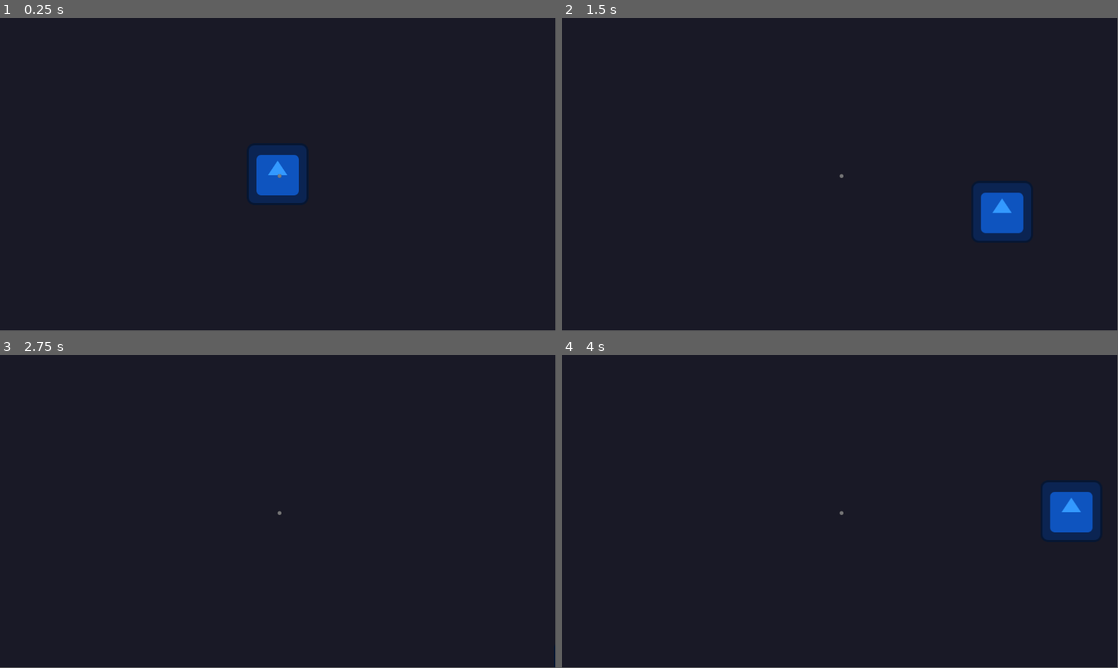
Above: before the commit, frames 1-4 (two rows, left to right).
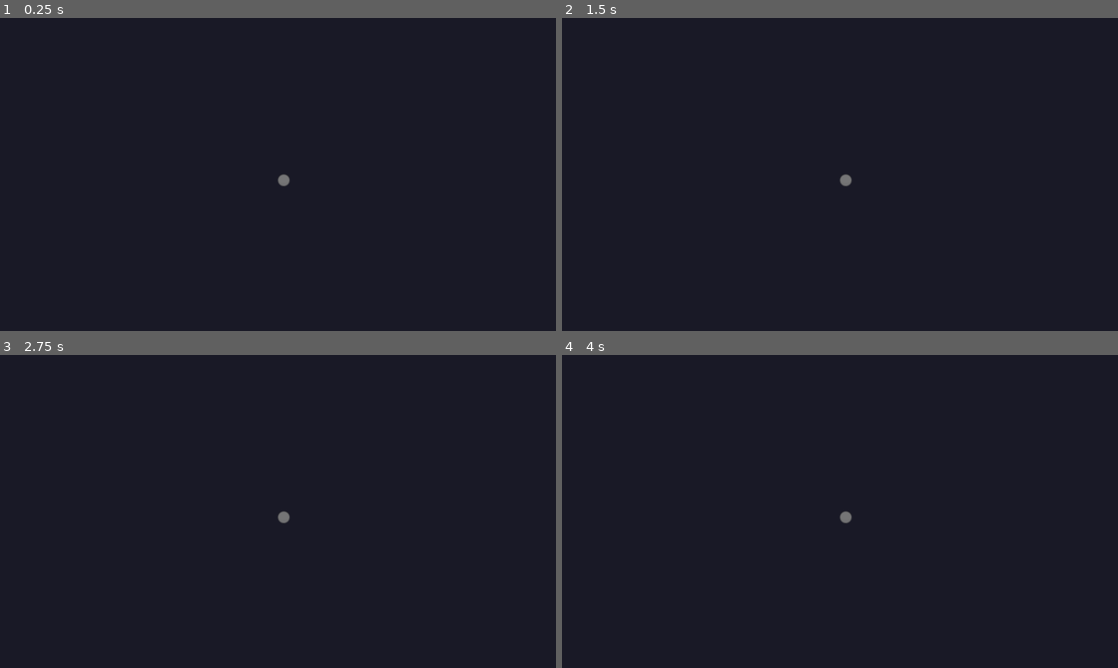
Above: after the commit, the same moments.

Repository: IguanaYu/godot_start
Game: Godot game, scene res://scenes/Main.tscn
The game is run twice, just before and just after one commit, with the same random seed, the same clock (stepped at 60 frames per second) and the same inputs. The engine's default icon, where the game draws it, is replaced by a stand-in: a white triangle on a blue panel in a dark square.
Inputs:
- Up to frame 1 (0.25 s): no input
- Up to frame 2 (1.5 s): tap Enter at 0.5 s; hold D (move_right) 0.53-1.28 s; hold S (move_down) from 1.28 s (still down)
- Up to frame 3 (2.75 s): release S (move_down) at 2.03 s; hold D (move_right) from 2.03 s (still down)
- Up to frame 4 (4 s): release D (move_right) at 2.78 s; hold W (move_up) 2.78-3.53 s; tap Space at 3.5 s; hold A (move_left) from 3.53 s (still down)
In our replay, the window is 799x449 before the commit and 800x450 after it. These sizes can differ from the game's own. Grey fills any space a smaller window leaves; there, only what the larger window draws over its background counts as a difference.

The runs differ from the first frame. In frame 1, 1.9% of the frame differs, in the area x 44-56%, y 40-60%; in frame 2, 2.0%; in frame 3, less than 0.1%; in frame 4, 2.0%, in the area x 49-97%, y 40-60%.

Commit message:
配置了像素图象

Diff:
--- a/project.godot
+++ b/project.godot
@@ -18,6 +18,10 @@
 [autoload]
 
 GameManager="*res://scripts/GameManager.gd"
+
+[display]
+
+window/stretch/mode="viewport"
 
 [input]
 
@@ -67,4 +71,5 @@
 
 [rendering]
 
+textures/canvas_textures/default_texture_filter=0
 rendering_device/driver.windows="d3d12"
--- a/scenes/Coin.tscn
+++ b/scenes/Coin.tscn
@@ -1,23 +1,24 @@
-[gd_scene load_steps=3 format=3 uid="uid://coinxqmnmyp"]
+[gd_scene format=3 uid="uid://coinxqmnmyp"]
 
-[ext_resource type="Script" path="res://scripts/Coin.gd" id="1_coin"]
+[ext_resource type="Script" uid="uid://b1gjt8c3tcg2g" path="res://scripts/Coin.gd" id="1_coin"]
+[ext_resource type="Texture2D" uid="uid://bfjdx4e8rmpyy" path="res://kenney_desert-shooter-pack_1.0/kenney_desert-shooter-pack_1.0/PNG/Tiles/Tiles/tile_0201.png" id="2_kyq3r"]
 
 [sub_resource type="CircleShape2D" id="CircleShape2D_coin"]
 radius = 8.0
 
-[node name="Coin" type="Area2D" groups=["coins"]]
+[node name="Coin" type="Area2D" unique_id=1277562758 groups=["coins"]]
 collision_layer = 3
-collision_mask = 1
 script = ExtResource("1_coin")
 
-[node name="Sprite2D" type="Sprite2D" parent="."]
+[node name="Sprite2D" type="Sprite2D" parent="." unique_id=573422802]
 modulate = Color(1, 0.8, 0, 1)
 scale = Vector2(0.5, 0.5)
+texture = ExtResource("2_kyq3r")
 
-[node name="CollisionShape2D" type="CollisionShape2D" parent="."]
+[node name="CollisionShape2D" type="CollisionShape2D" parent="." unique_id=616392956]
 shape = SubResource("CircleShape2D_coin")
 
-[node name="LifetimeTimer" type="Timer" parent="."]
+[node name="LifetimeTimer" type="Timer" parent="." unique_id=1423749119]
 wait_time = 15.0
 one_shot = true
 autostart = true
--- a/scenes/Enemy.tscn
+++ b/scenes/Enemy.tscn
@@ -1,22 +1,23 @@
-[gd_scene load_steps=3 format=3 uid="uid://en5k2xqmnmyp"]
+[gd_scene format=3 uid="uid://en5k2xqmnmyp"]
 
-[ext_resource type="Script" path="res://scripts/Enemy.gd" id="1_enemy"]
+[ext_resource type="Script" uid="uid://j1k6j18s4xn4" path="res://scripts/Enemy.gd" id="1_enemy"]
+[ext_resource type="Texture2D" uid="uid://laoifh2pbpdl" path="res://kenney_desert-shooter-pack_1.0/kenney_desert-shooter-pack_1.0/PNG/Enemies/Tiles/tile_0010.png" id="2_55jtl"]
 
 [sub_resource type="CircleShape2D" id="CircleShape2D_enemy"]
 radius = 16.0
 
-[node name="Enemy" type="Area2D" groups=["enemy"]]
+[node name="Enemy" type="Area2D" unique_id=1861044788 groups=["enemy"]]
 collision_layer = 2
-collision_mask = 1
 script = ExtResource("1_enemy")
 
-[node name="Sprite2D" type="Sprite2D" parent="."]
+[node name="Sprite2D" type="Sprite2D" parent="." unique_id=14220979]
 modulate = Color(1, 0.3, 0.3, 1)
+texture = ExtResource("2_55jtl")
 
-[node name="CollisionShape2D" type="CollisionShape2D" parent="."]
+[node name="CollisionShape2D" type="CollisionShape2D" parent="." unique_id=1312266959]
 shape = SubResource("CircleShape2D_enemy")
 
-[node name="LifetimeTimer" type="Timer" parent="."]
+[node name="LifetimeTimer" type="Timer" parent="." unique_id=1140002504]
 wait_time = 10.0
 one_shot = true
 autostart = true
--- a/scenes/Main.tscn
+++ b/scenes/Main.tscn
@@ -23,7 +23,7 @@
 script = ExtResource("1_main")
 
 [node name="Player" parent="." unique_id=9122496 instance=ExtResource("2_player")]
-base_speed = 444.0
+base_speed = 100.0
 acceleration = 10000.0
 friction = 10000.0
 
@@ -40,6 +40,7 @@
 max_chests_in_scene = 3
 
 [node name="Camera2D" type="Camera2D" parent="." unique_id=140308380]
+zoom = Vector2(3, 3)
 limit_smoothed = true
 position_smoothing_enabled = true
 
--- a/scenes/Player.tscn
+++ b/scenes/Player.tscn
@@ -1,7 +1,7 @@
 [gd_scene format=3 uid="uid://cxfj8kxqmnmyp"]
 
 [ext_resource type="Script" uid="uid://j4xgwvcg88yh" path="res://scripts/Player.gd" id="1_2x3rq"]
-[ext_resource type="Texture2D" uid="uid://bgxbjb282i2kt" path="res://icon.svg" id="2_v6fml"]
+[ext_resource type="Texture2D" uid="uid://rw2fycfy36o4" path="res://kenney_desert-shooter-pack_1.0/kenney_desert-shooter-pack_1.0/PNG/Players/Tiles/tile_0000.png" id="2_v6fml"]
 
 [sub_resource type="CircleShape2D" id="CircleShape2D_1xw7v"]
 radius = 16.0
